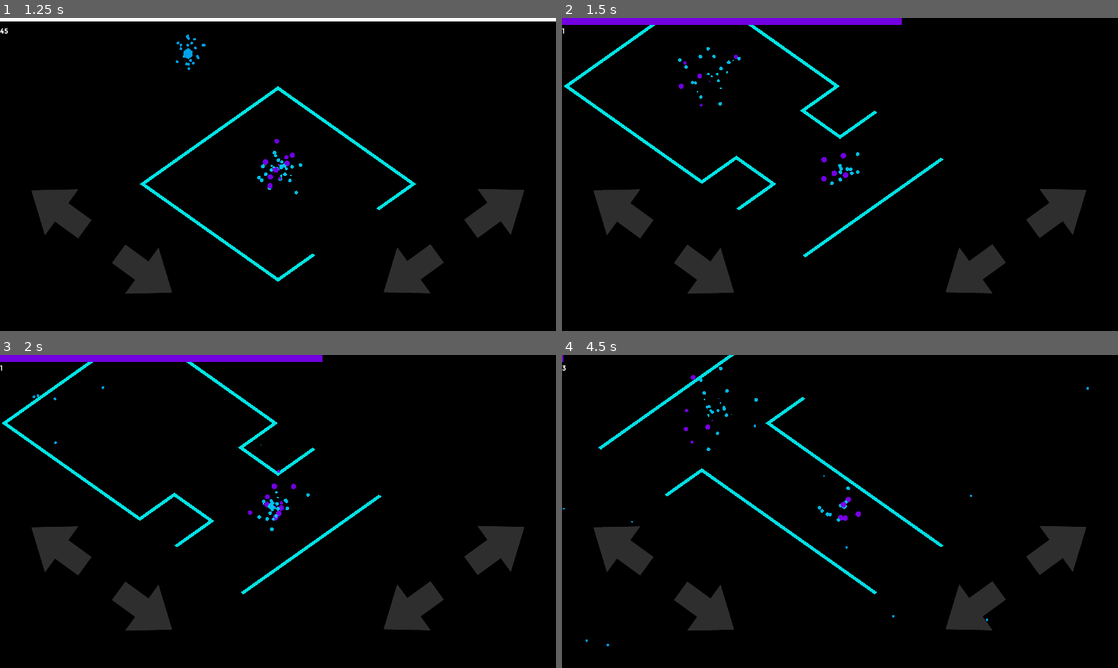
Above: before the commit, frames 1-4 (two rows, left to right).
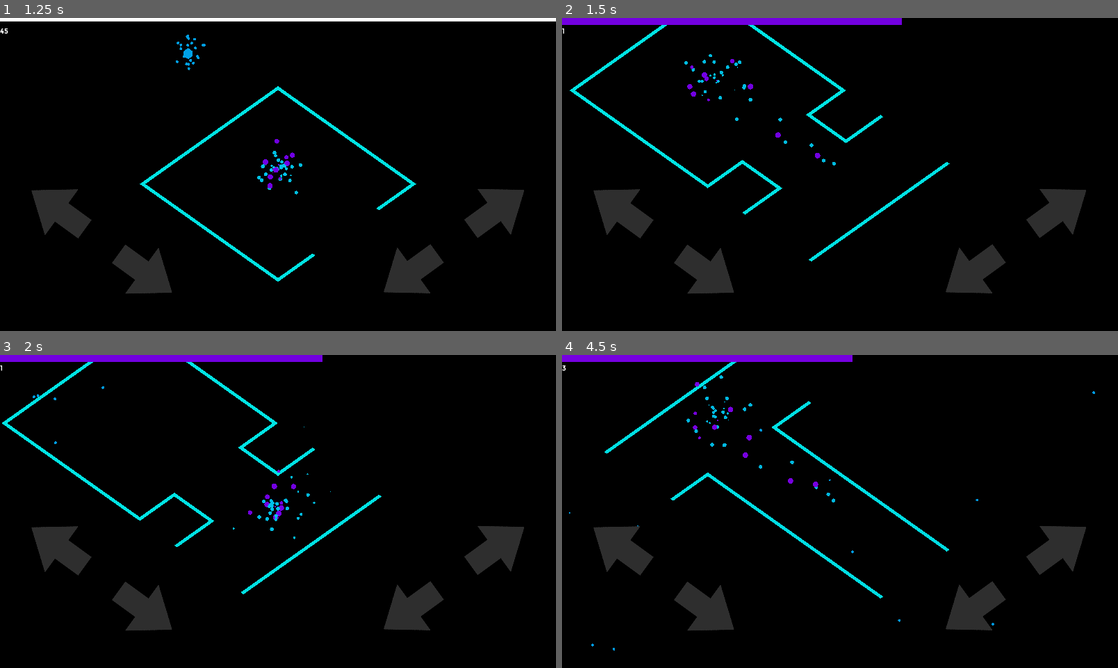
Above: after the commit, the same moments.

Repository: Pomoc48/iso-game
Game: Godot game, scene res://scenes/Level.tscn
Two runs of this game, one before a commit and one after it. Both use one fixed random seed, a clock stepped at 60 frames per second and the inputs below.
Inputs (mouse positions are in pixels of both pictures, inside the frame that each line leads up to):
- Up to frame 1 (1.25 s): click (55, 208) at 0.5 s
- Up to frame 2 (1.5 s): click (706, 274) at 1.25 s
- Up to frame 3 (2 s): no input
- Up to frame 4 (4.5 s): click (973, 611) at 2 s; click (1062, 549) at 2.75 s; click (617, 545) at 3.5 s; click (706, 611) at 4.25 s

Frame 1 is identical in both runs. In frame 2, 2.2% of the frame differs, in the area x 0-70%, y 2-78%; in frame 3, less than 0.1%; in frame 4, 2.6%, in the area x 0-96%, y 0-95%.
Error after the commit: Invalid access to property or key 'perspective_mode' on a base object of type 'Node (Globals.gd)'. (res://scripts/Level.gd:145)

Commit message:
Fix player movement animation

Diff:
--- a/scripts/Globals.gd
+++ b/scripts/Globals.gd
@@ -16,9 +16,6 @@
 
 var emission_color: Color
 
-var open_texture: Texture2D
-var close_texture: Texture2D
-
 var animation_direction: int
 var camera_rotation: int
 var starting_direction: int
@@ -29,17 +26,15 @@
 var FIVE_SEC_IN_FRAMES = 300
 
 var player_position: Vector3
+var player_can_move: bool = true
 
 var first_move: bool
-var perspective_mode: bool
 
 var player_health: float
 var animation_speed: float = 0.25
 
 var session_score: int
 var high_score: int
-var correct_moves: int
-var total_moves:int
 
 var categories_array = [
 	"HighScore",
@@ -63,22 +58,16 @@
 	var material_path = "res://materials/emission.tres"
 	var material_blue = load(material_path) as StandardMaterial3D
 
-	open_texture = load("res://assets/textures/Stats.png")
-	close_texture = load("res://assets/textures/Close.png")
-
 	emission_color = material_blue.emission
 	randomize()
 
 
 func new_game():
 	first_move = true
-	perspective_mode = false
 
 	player_health = FULL_HEALTH
 	session_score = 0
 	_cycles_count = 0
-	correct_moves = 0
-	total_moves = 0
 
 	animation_speed = 0.25
 	player_position = Vector3()
@@ -139,9 +128,6 @@
 
 	hue.emission.h += offset
 
-	if perspective_mode:
-		hue.emission.h += 0.5
-
 	# Check cap
 	hue.emission.h = fposmod(hue.emission.h, 1)
 
--- a/scripts/Level.gd
+++ b/scripts/Level.gd
@@ -12,9 +12,6 @@
 var _max_difficulty_cycle = 20
 var _life_loss_rate = 0.04
 var _life_gain_rate = 2.0
-
-# var _is_player_dead = false
-# var _player_can_move = true
 
 var _inputs = [
 	"ui_up",
@@ -61,10 +58,6 @@
 		_loose_health_on_tick()
 
 
-# func toggle_controls(enable):
-# 	_player_can_move = enable
-
-
 func check_move(direction):
 	# if not _player_can_move:
 	# 	return
@@ -88,13 +81,8 @@
 
 
 func _is_move_valid() -> bool:
-	Globals.total_moves += 1
-
-	print(Globals.possible_moves)
-
 	for direction in Globals.possible_moves:
 		if Globals.animation_direction == direction:
-			Globals.correct_moves += 1
 			return true
 
 	return false
--- a/scripts/Player.gd
+++ b/scripts/Player.gd
@@ -1,19 +1,12 @@
 extends Node3D
-
-
-var _level
 
 var _bounce_particles: CPUParticles3D
 var _game_over_particles: CPUParticles3D
 var _body_particles: CPUParticles3D
 var _body_particles2: CPUParticles3D
 
-# var _result: bool
-
 
 func _ready():
-	_level = get_node("/root/Level")
-
 	_bounce_particles = get_node("Node3D/Bounce")
 	_game_over_particles = get_node("Node3D/GameOver")
 	_body_particles = get_node("Node3D/BodyP")
@@ -25,9 +18,13 @@
 	var my_position = Globals.get_future_position()
 	my_position.y = 2
 
-	self.position = my_position
+	# self.position = my_position
 
-	# var speed = Globals.animation_speed
+	var speed = Globals.animation_speed
+
+	var tween = self.create_tween()
+	tween.set_trans(Tween.TRANS_SINE)
+	tween.tween_property(self, "position", my_position, speed)
 	# _play_tween_animation("position", my_position, speed)
 
 
